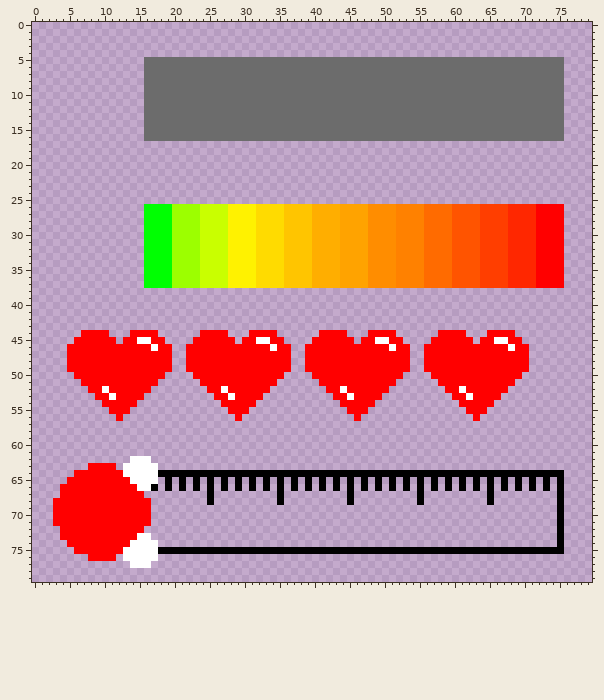
Two versions of one sprite sheet, Assets/asset/Sprites/somethings/Gauges (2).png. The picture above is the old version.
The file is 80x80 pixels.
Once edited:
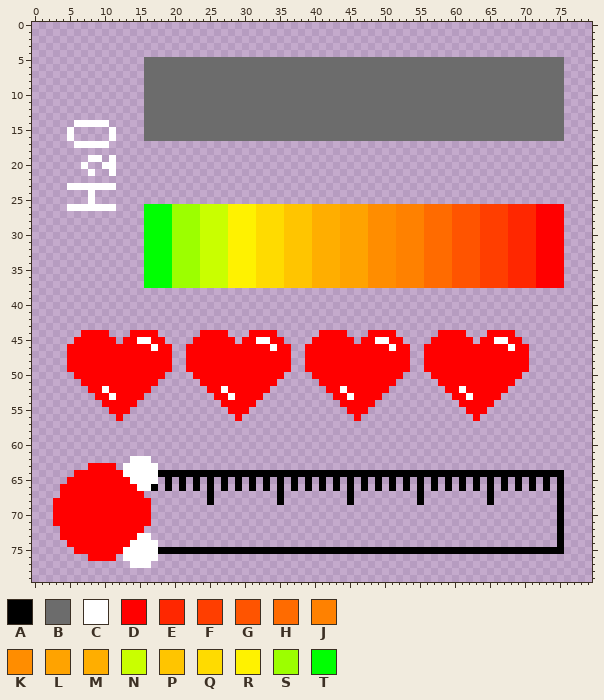
Palette (. is transparent): A #000000  B #6c6c6c  C #ffffff  D #ff0000  E #ff2700  F #ff3e00  G #ff5400  H #ff6b00  J #ff8100  K #ff8d00  L #ffa300  M #ffae00  N #c9ff00  P #ffc500  Q #ffdb00  R #fff200  S #9cff00  T #00ff02
Changes in this commit:
y 14: x 6..10 ..... -> CCCCC
y 15..16: x 5 . -> C; x 11 . -> C
y 17: x 6..10 ..... -> CCCCC
y 19: x 8..9 .. -> CC; x 11 . -> C
y 20: x 7 . -> C; x 10..11 .. -> CC
y 21: x 8 . -> C; x 11 . -> C
y 23: x 5..11 ....... -> CCCCCCC
y 24..25: x 8 . -> C
y 26: x 5..11 ....... -> CCCCCCC
Boxes around the changes in both pictures, in picture pixels (x1, y1, x2, y2):
added: (67, 120, 116, 211)
